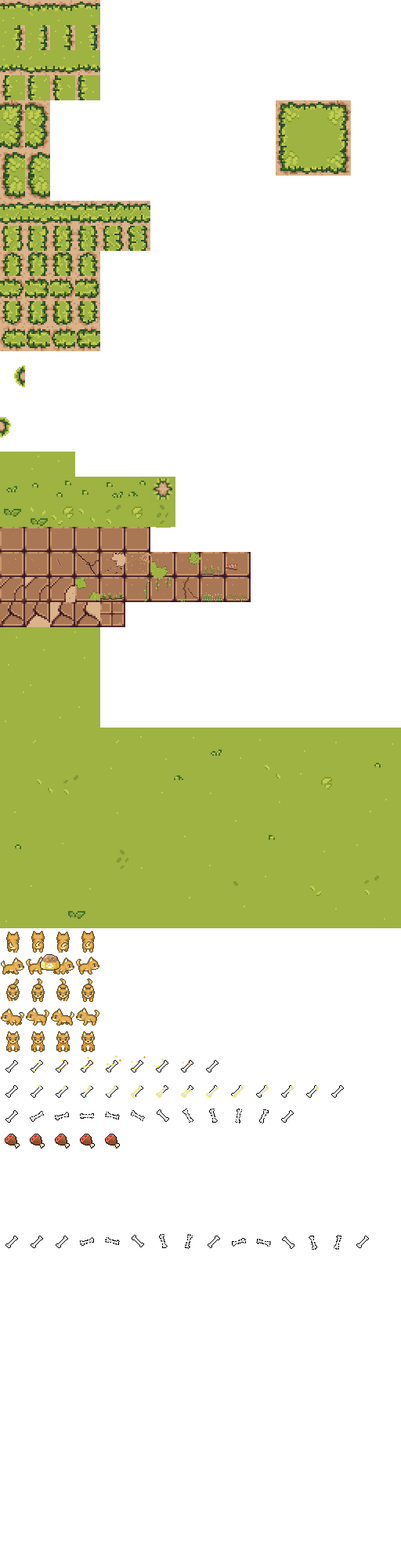
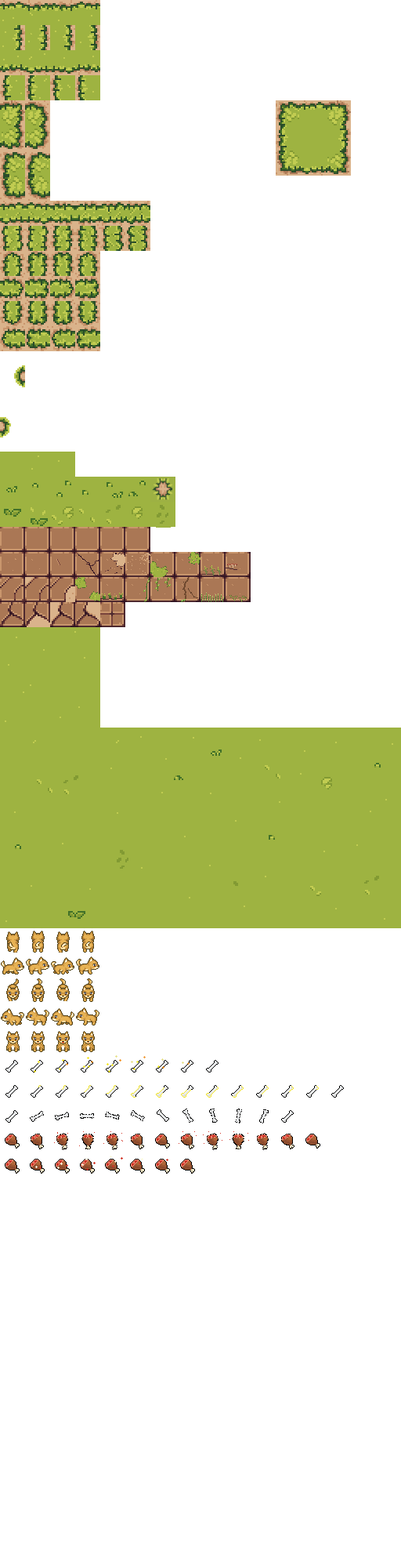
Layer changes from the first 401 x 1568 image to the second:
removed layer "Pasted Layer copy #6" over [105, 1133, 120, 1149]
removed layer "Pasted Layer copy #5" over [79, 1133, 95, 1149]
removed layer "Pasted Layer copy #4" over [54, 1133, 70, 1149]
removed layer "Pasted Layer copy #3" over [29, 1133, 45, 1149]
removed layer "Pasted Layer copy" over [39, 954, 61, 971]
removed layer "tiles.png copy #8" over [39, 956, 61, 971]
painted on "tiles.png copy #7" over [4, 956, 370, 1250]
